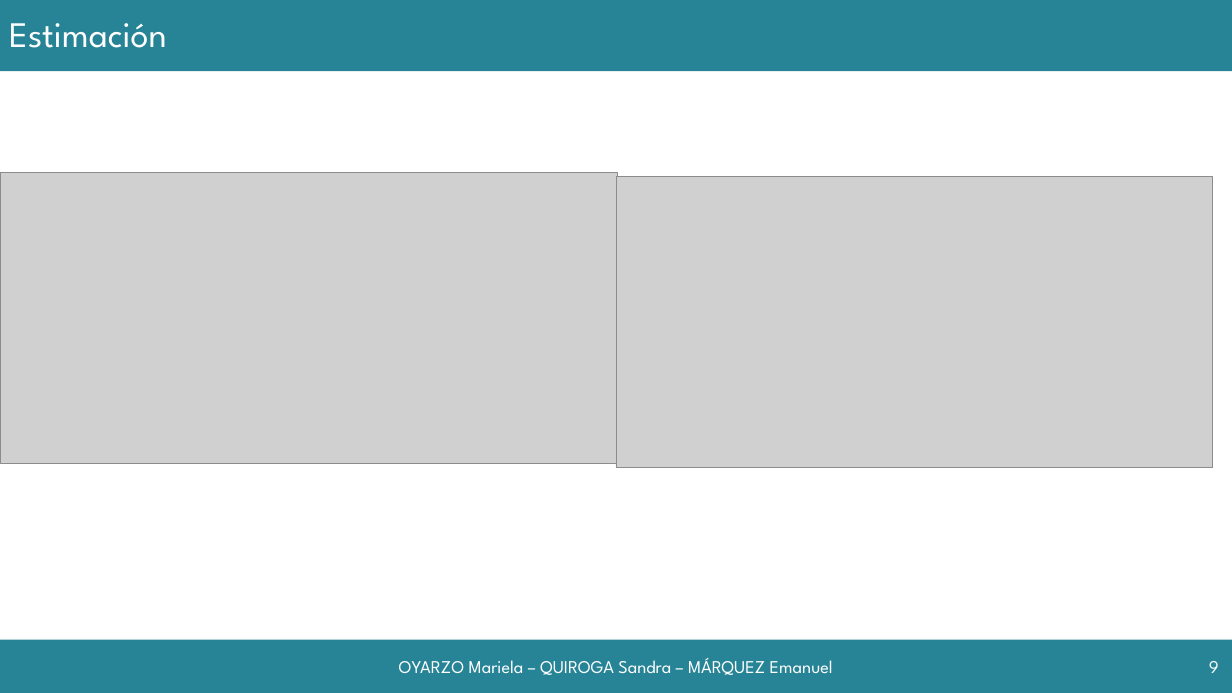
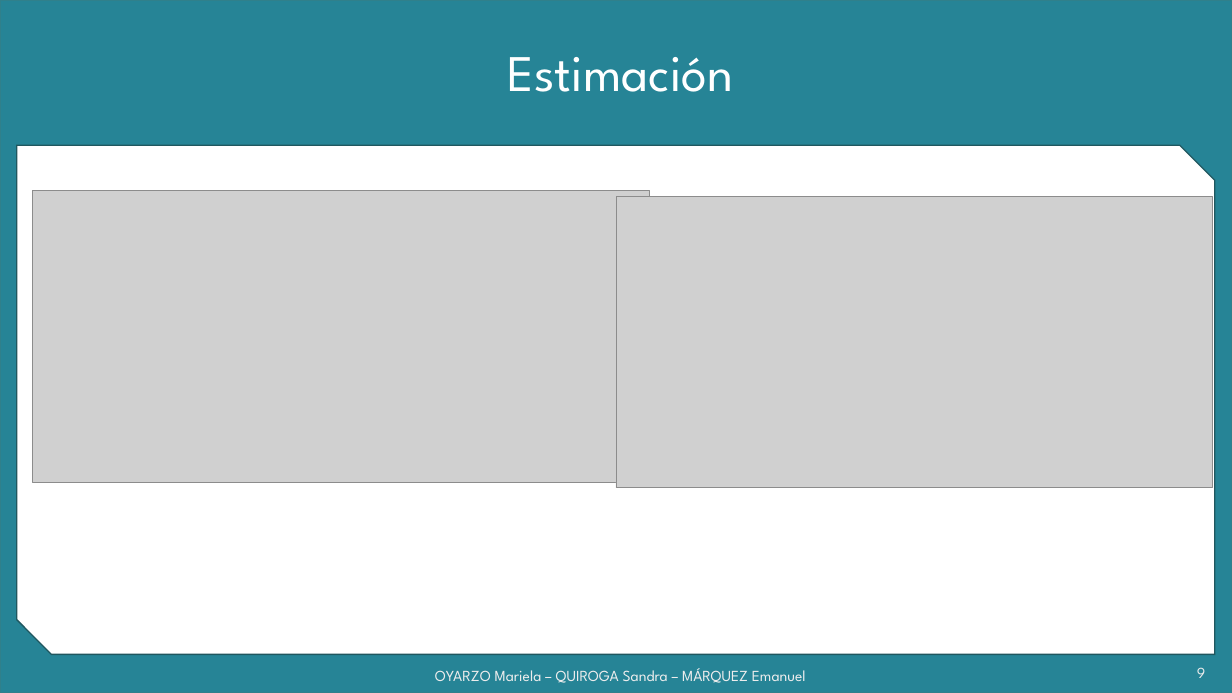
Before and after one commit to grupoyenu/yenu, a slide deck: slide 9 of 08. Presentaciones/Presentación 11.pptx. Drawn at 1232x693 pixels with LibreOffice and Linux fonts; fonts in the diff are those of the drawing; grey boxes stand for pictures; background and template pictures are left out. Boxes give left, top, right and bottom in pixels: in the first picture for what was removed or moved away, otherwise in the second. Text is boxed around its words. In the diff, an @@ line names an element or a change of style, - is before the commit and + after.

```diff
--- a/08. Presentaciones/Presentación 11.pptx
+++ b/08. Presentaciones/Presentación 11.pptx
@@ background #FFFFFF to #F2F2F2 @@
@@ rectangle removed at (x1=0, y1=0, x2=1232, y2=71) @@
@@ rectangle added at (x1=0, y1=0, x2=1232, y2=693), fill #268496, outline #30818C 1 pt @@
@@ title "Estimación" moved from (x1=9, y1=23, x2=167, y2=48) to (x1=508, y1=57, x2=733, y2=92) @@
@@ title "Estimación" at (x1=508, y1=57, x2=733, y2=92): size 28 to 40 pt; alignment left to centre @@
@@ snip diag rect added at (x1=17, y1=145, x2=1215, y2=654), fill #FFFFFF, outline #20575E 1 pt @@
@@ picture moved from (x1=0, y1=173, x2=617, y2=464) to (x1=32, y1=191, x2=650, y2=482) @@
@@ picture moved from (x1=616, y1=177, x2=1213, y2=468) to (x1=616, y1=197, x2=1213, y2=488) @@
@@ rectangle removed at (x1=0, y1=640, x2=1232, y2=693) @@
@@ text "OYARZO Mariela – QUIROGA Sandra ..." moved from (x1=399, y1=658, x2=833, y2=675) to (x1=435, y1=668, x2=806, y2=683) @@
@@ text "OYARZO Mariela – QUIROGA Sandra ..." at (x1=435, y1=668, x2=806, y2=683): size 14 to 12 pt, text colour #FFFFFF to gradient #9E9E9E to #EDEDED to #FFFFFF @@
@@ page number at (x1=1197, y1=667, x2=1205, y2=678): size 14 to 12 pt, text colour #FFFFFF to gradient #9E9E9E to #EDEDED to #FFFFFF @@
@@ page number moved from (x1=1209, y1=661, x2=1219, y2=673) to (x1=1197, y1=667, x2=1205, y2=678) @@
```
Also in this commit, not shown: 9 other slides changed, 1 slide removed.
